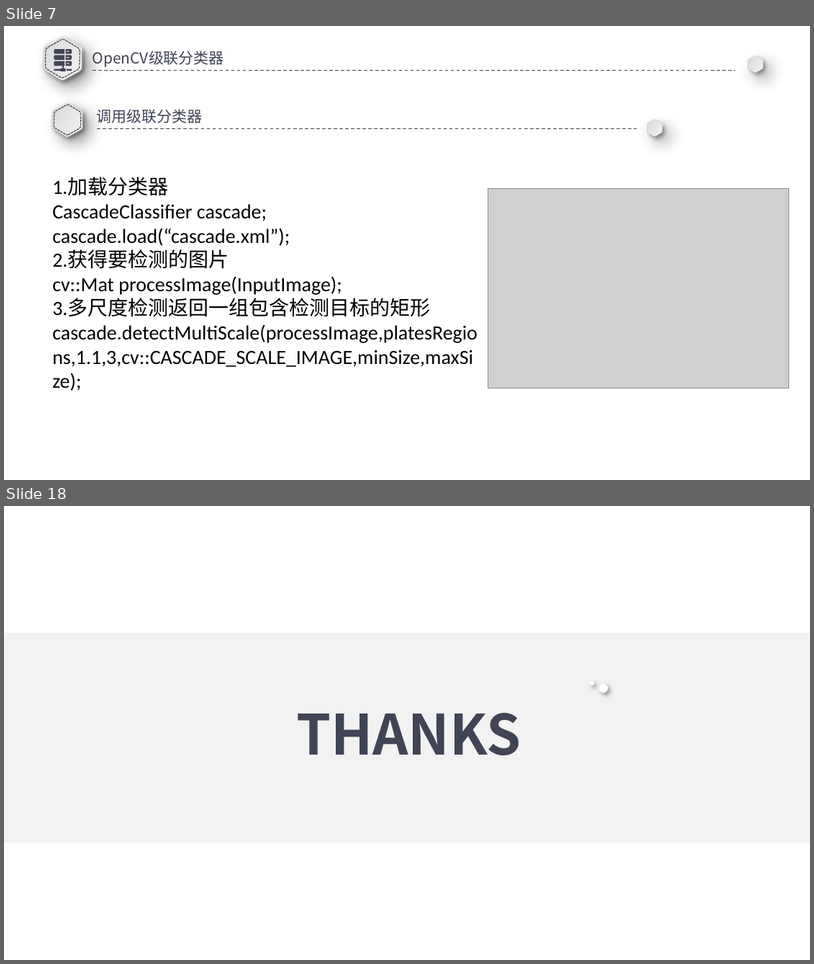
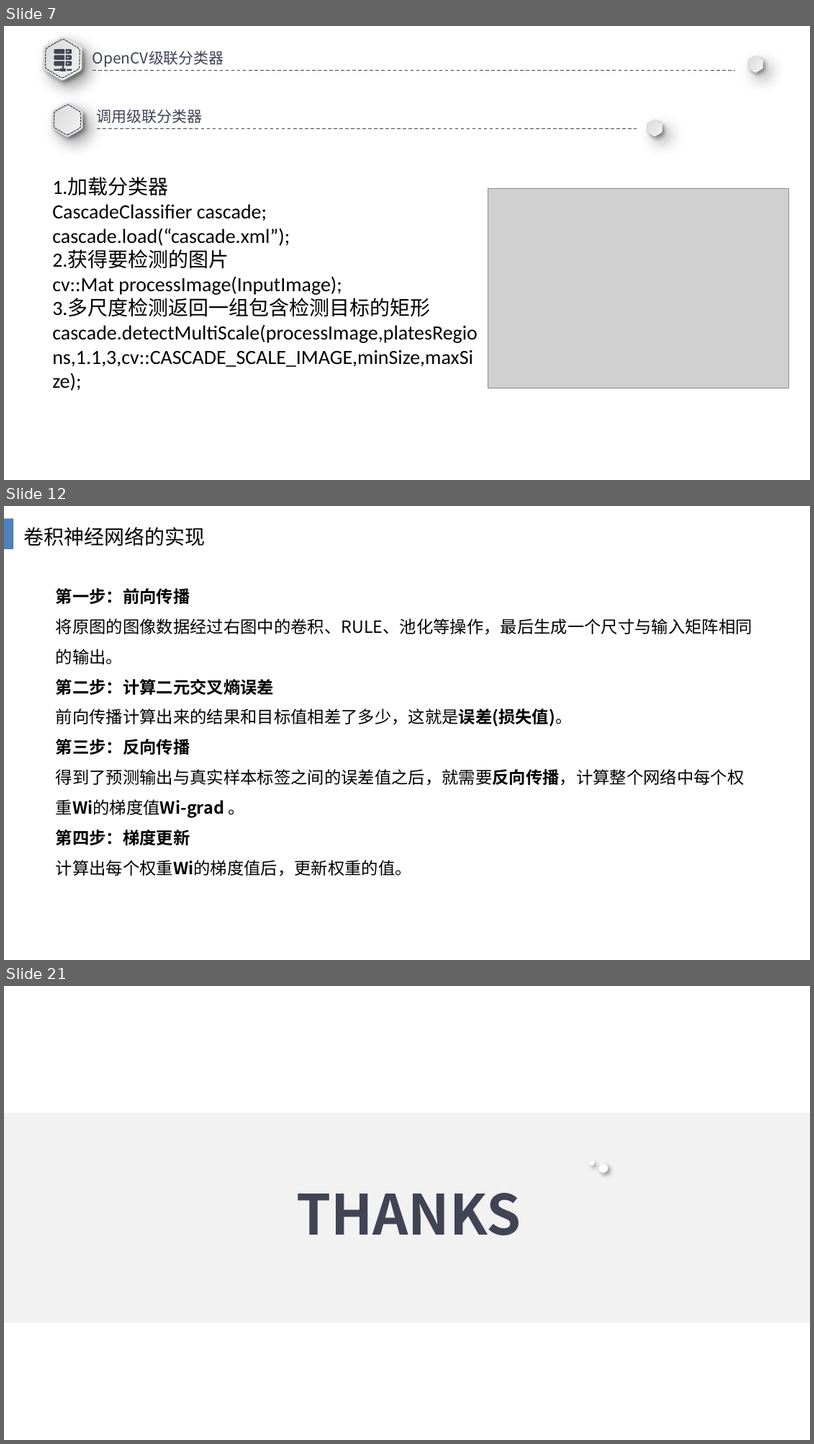
Before and after one commit to A7yanG/GA_Plank, a slide deck: 车牌.pptx. Shown one above the other, each under a label of ours: slides 7 and 18 before the commit, slides 7, 12 and 21 after it; the slides between them are not shown. The pictures are 814x964 and 814x1444 pixels, drawn with LibreOffice and Linux fonts; fonts in the diff are those of the drawing; grey boxes stand for pictures. Boxes give left, top, right and bottom in pixels: in the first picture for what was removed or moved away, otherwise in the second. Text is boxed around its words. In the diff, an @@ line names an element or a change of style, - is before the commit and + after.

```diff
--- a/车牌.pptx
+++ b/车牌.pptx
@@ slide 12 added at bbox=[4, 506, 810, 960], background #FFFFFF @@
@@ rectangle added at bbox=[4, 518, 13, 548], fill #4F81BD @@
@@ text added at bbox=[23, 527, 205, 546], 18 pt, text #000000 @@
+卷积神经网络的实现
@@ text added at bbox=[56, 588, 753, 876], 15 pt, text #000000 @@
+第一步：前向传播
+将原图的图像数据经过右图中的卷积、RULE、池化等操作，最后生成一个尺寸与输入矩阵相同的输出。
+第二步：计算二元交叉熵误差
+前向传播计算出来的结果和目标值相差了多少，这就是误差(损失值)。
+第三步：反向传播
+得到了预测输出与真实样本标签之间的误差值之后，就需要反向传播，计算整个网络中每个权重Wi的梯度值Wi-grad 。
+第四步：梯度更新
+计算出每个权重Wi的梯度值后，更新权重的值。
@@ what was slide 18 is now slide 21 @@
```
Also in this commit, not shown: 1 slide changed, 11 other slides added, 9 slides removed, 1 other file.
